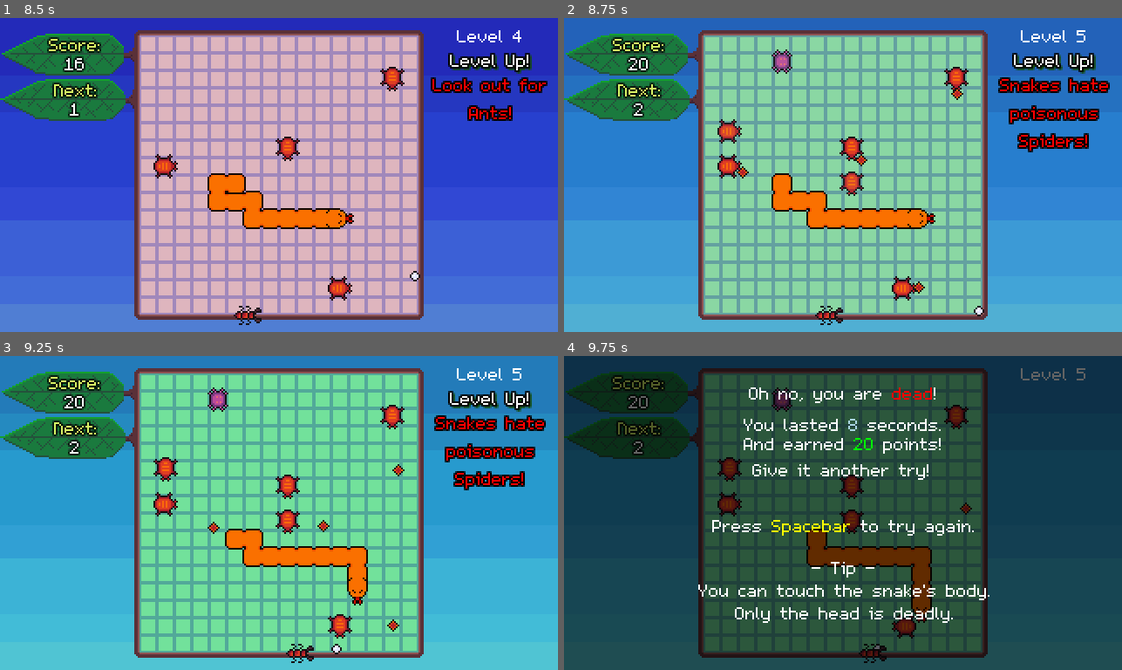
Above: before the commit, frames 1-4 (two rows, left to right).
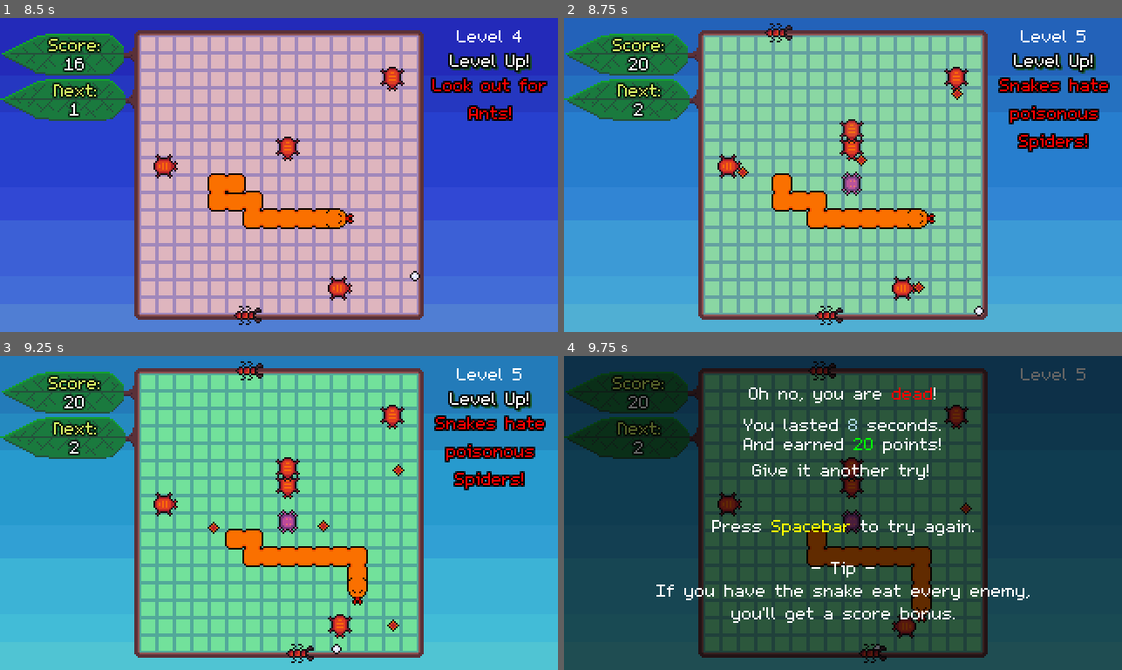
Above: after the commit, the same moments.

Repository: bdunko/Pellet
Game: Godot game, scene res://main.tscn
Two runs of this game, one before a commit and one after it. Both use one fixed random seed, a clock stepped at 60 frames per second and the inputs below.
Inputs:
- Up to frame 1 (8.5 s): tap Enter at 0.5 s; hold D (right) 0.53-1.28 s; hold S (down) 1.28-2.03 s; hold D (right) 2.03-2.78 s; hold W (up) 2.78-3.53 s; hold A (left) 3.53-5.03 s; hold S (down) 5.03-5.78 s; hold D (right) 5.78-6.53 s; hold W (up) 6.53-7.28 s; hold D (right) 7.28-8.03 s; hold S (down) from 8.03 s (still down)
- Up to frame 2 (8.75 s): keep holding S (down)
- Up to frame 3 (9.25 s): release S (down) at 8.78 s; hold A (left) from 8.78 s (still down)
- Up to frame 4 (9.75 s): release A (left) at 9.53 s; hold W (up) from 9.53 s (still down)

Frame 1 is identical in both runs. In frame 2, 1.0% of the frame differs, in the area x 27-54%, y 1-57%; in frame 3, 1.0%; in frame 4, 2.3%, in the area x 16-84%, y 1-85%.

Commit message:
Snake mouth is nicer to player

Diff:
--- a/main.gd
+++ b/main.gd
@@ -165,8 +165,6 @@
 	$NextLevelInfo.visible = false
 	$Grid.self_modulate = grid_color
 
-var spider_enabled = false
-
 func _update_level():
 	$NextLevelInfo.visible = true
 	$NextLevelInfo/ClearBonus.visible = false
@@ -195,7 +193,8 @@
 		forced_spawns = 1
 	elif level == 5:
 		$Sky.next_sky() #day
-		spider_enabled = true
+		enemy_pool.append([SPIDER, SPIDER_SPAWN])
+		_spawn_enemy(SPIDER, SPIDER_SPAWN)
 	elif level == 6:
 		$Snakes/Snake.speed_up()
 	elif level == 7:
@@ -232,9 +231,6 @@
 			spawn_count += 1
 	if level >= 2:
 		_spawn_rand_enemies(spawn_count - forced_spawns)
-	if spider_enabled:
-		for i in ceil(spawn_count/5.0):
-			_spawn_enemy(SPIDER, SPIDER_SPAWN)
 
 func _commentary_for_score():
 	var comment = ""
@@ -279,7 +275,6 @@
 	$DeadInfo.on_reset()
 	$UI/Score.text = str(0)
 	level = 1
-	spider_enabled = false
 	for bug in $Bugs.get_children():
 		bug.queue_free()
 	if $Snakes.find_child("Snake2"):
--- a/snake.tscn
+++ b/snake.tscn
@@ -28,6 +28,7 @@
 shape = SubResource("CapsuleShape2D_x1c0t")
 
 [node name="EnemyHitbox" type="Area2D" parent="."]
+collision_layer = 0
 collision_mask = 8
 
 [node name="Shape" type="CollisionShape2D" parent="EnemyHitbox"]
